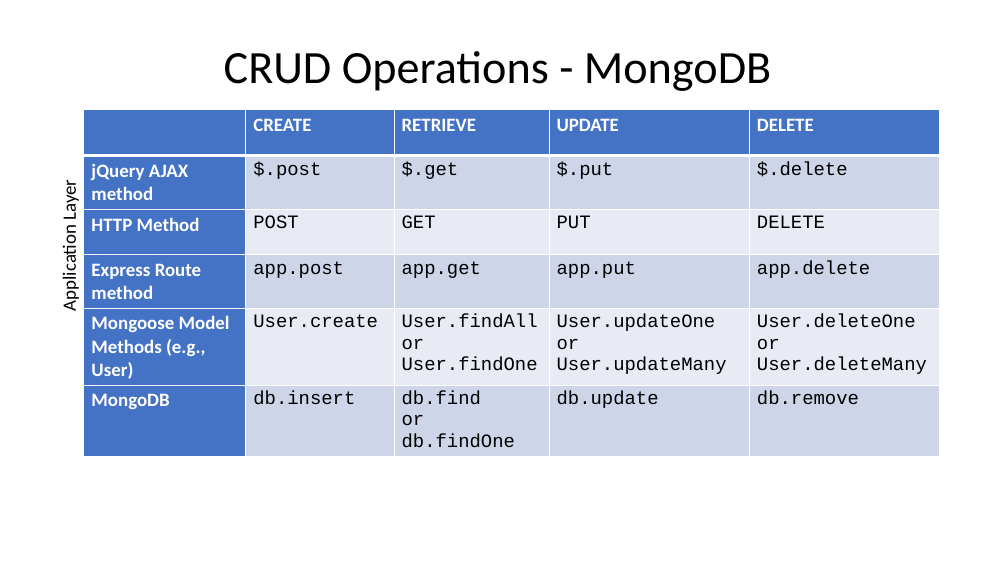
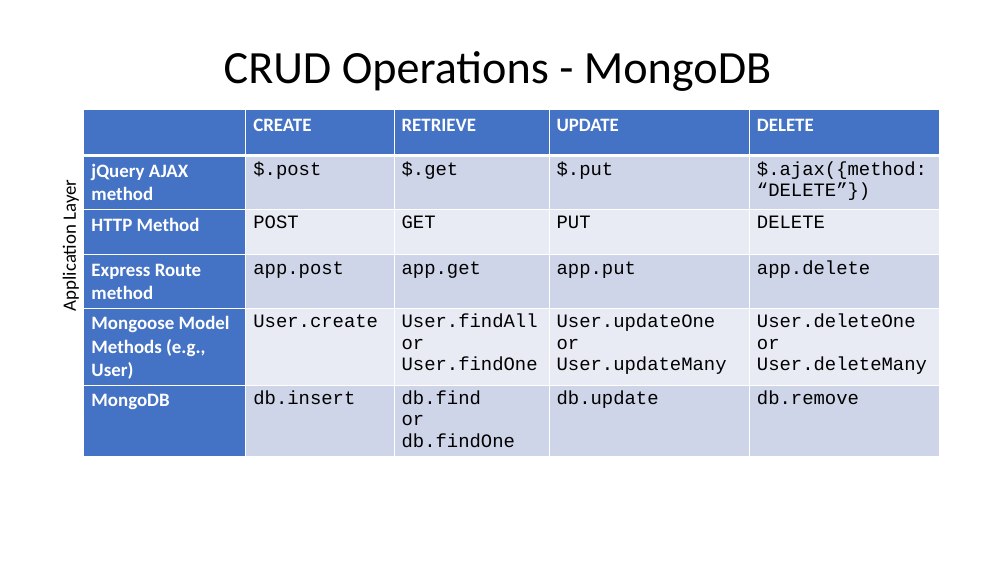
Before and after one commit to valadezMykel/test-rebase-mern, a slide deck: slide 2 of supplemental/CRUD_operations.pptx. Drawn at 1008x567 pixels with LibreOffice and Linux fonts; fonts in the diff are those of the drawing. Boxes give left, top, right and bottom in pixels: in the first picture for what was removed or moved away, otherwise in the second. Text is boxed around its words. In the diff, an @@ line names an element or a change of style, - is before the commit and + after.

```diff
--- a/supplemental/CRUD_operations.pptx
+++ b/supplemental/CRUD_operations.pptx
@@ table at (84,110,939,457) @@
-row 2, column 5: $.delete
+row 2, column 5: $.ajax({method: “DELETE”})
```
Also in this commit, not shown: 1 other slide changed, 4 other files.
